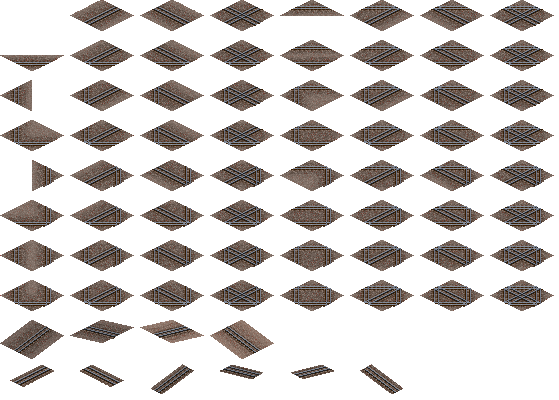
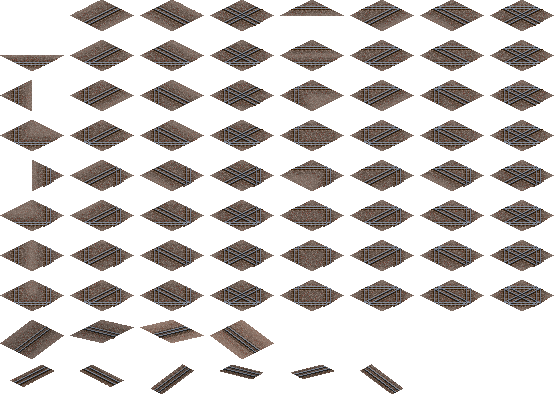
Layered file, before and after one edit (559px x 400px). Changes by layer:
added layer "Layer 1" in group "Rail" over (13, 63, 50, 306)
painted on "1067_full" over (13, 326, 401, 393)
renamed "1067_full" to "rail_b_1067_conc_full", painted on it over (0, 0, 554, 359)
painted on "ballast_jp_new" over (0, 0, 554, 394)
